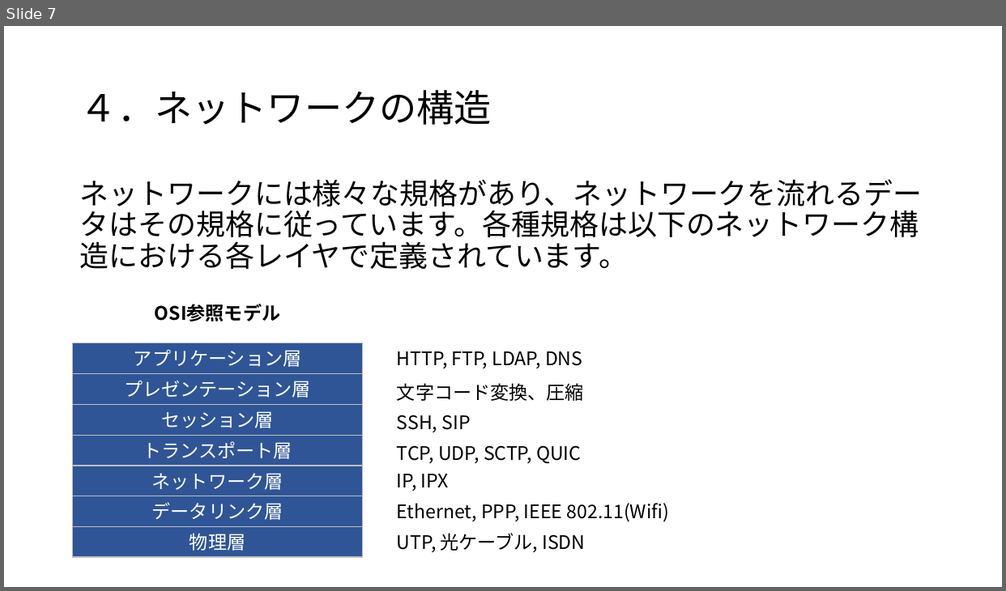
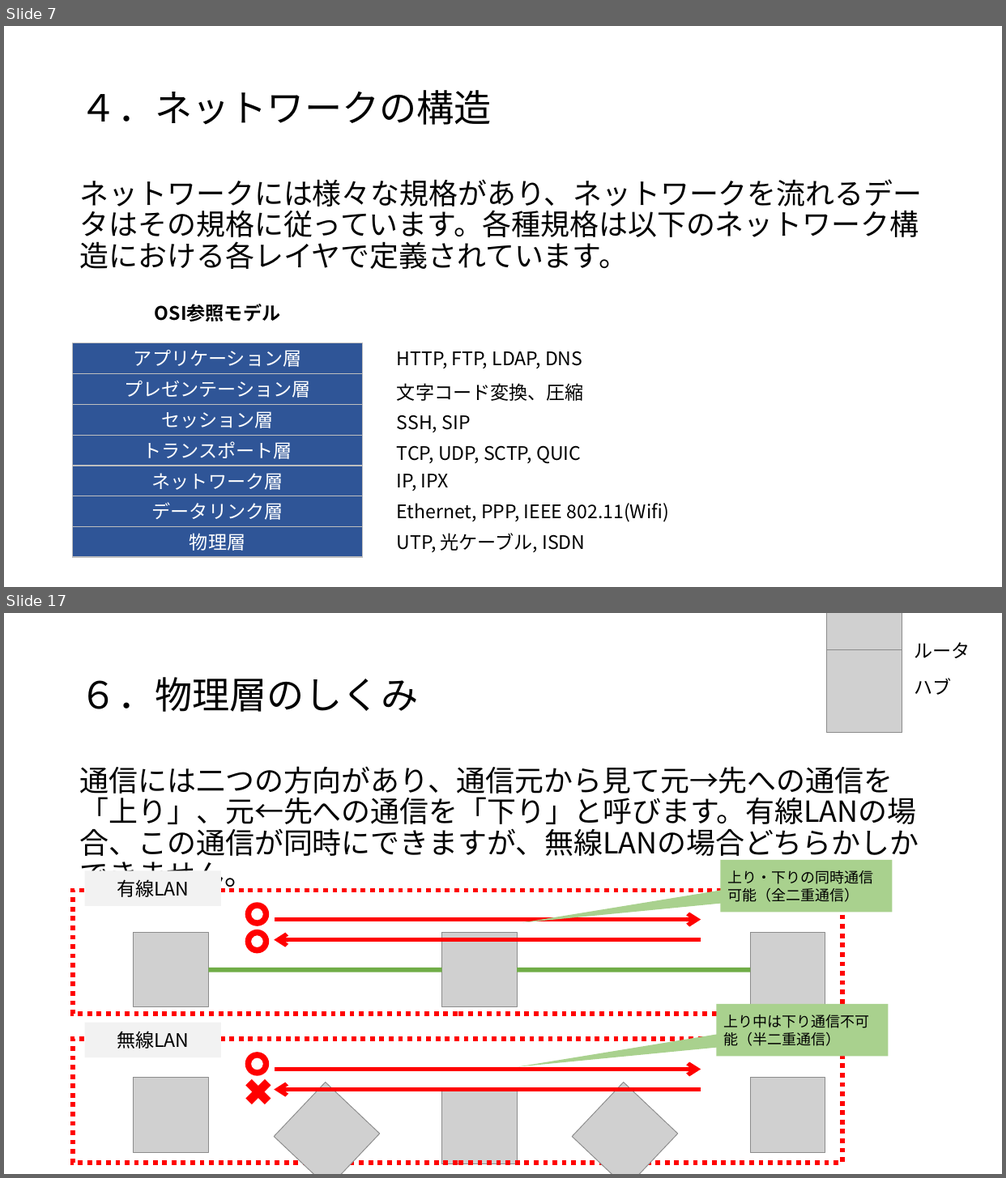
Before and after one commit to satoki-shiro/Sharing, a slide deck: ネットワーク基礎講座（その１）.pptx. Shown one above the other, each under a label of ours: slide 7 before the commit, slides 7 and 17 after it; the slides between them are not shown. The pictures are 1006x591 and 1006x1178 pixels, drawn with LibreOffice and Linux fonts; fonts in the diff are those of the drawing; grey boxes stand for pictures. Boxes give left, top, right and bottom in pixels: in the first picture for what was removed or moved away, otherwise in the second. Text is boxed around its words. In the diff, an @@ line names an element or a change of style, - is before the commit and + after.

```diff
--- a/ネットワーク基礎講座（その１）.pptx
+++ b/ネットワーク基礎講座（その１）.pptx
@@ slide 17 added at (4, 613, 1002, 1174), background #FFFFFF @@
@@ picture added at (827, 613, 901, 696) @@
@@ picture added at (827, 650, 901, 733) @@
@@ text added at (914, 642, 970, 658), 18 pt, text #000000 @@
+ルータ
@@ title added at (80, 677, 419, 712), 36 pt, text #000000 @@
+６．物理層のしくみ
@@ text added at (914, 678, 951, 695), 18 pt, text #000000 @@
+ハブ
@@ text added at (80, 766, 918, 862), 28 pt, text #000000 @@
+通信には二つの方向があり、通信元から見て元→先への通信を「上り」、元←先への通信を「下り」と呼びます。有線LANの場合、この通信が同時にできますが、無線LANの場合どちらかしかできません。
@@ rectangle added at (85, 871, 221, 906), fill #F2F2F2, 18 pt, text #000000 @@
+有線LAN
@@ speech box added at (720, 860, 892, 913), fill #A9D18E, 14 pt, text #000000 @@
+上り・下りの同時通信可能（全二重通信）
@@ rectangle added at (73, 891, 842, 1014), outline #FF0000 4.5 pt dashed @@
@@ donut added at (245, 903, 269, 926), fill #FF0000 @@
@@ arrow added from (275, 920) to (701, 920), #FF0000 4 pt @@
@@ picture added at (134, 933, 208, 1007) @@
@@ donut added at (245, 930, 269, 954), fill #FF0000 @@
@@ arrow added from (701, 940) to (275, 940), #FF0000 4 pt @@
@@ picture added at (442, 933, 517, 1007) @@
@@ picture added at (750, 933, 825, 1007) @@
@@ line added from (208, 970) to (442, 970), #70AD47 4.5 pt @@
@@ line added from (517, 970) to (750, 970), #70AD47 4.5 pt @@
@@ rectangle added at (85, 1023, 221, 1058), fill #F2F2F2, 18 pt, text #000000 @@
+無線LAN
@@ speech box added at (717, 1004, 889, 1057), fill #A9D18E, 14 pt, text #000000 @@
+上り中は下り通信不可能（半二重通信）
@@ rectangle added at (73, 1040, 842, 1163), outline #FF0000 4.5 pt dashed @@
@@ cross added at (240, 1074, 276, 1111), fill #FF0000 @@
@@ donut added at (245, 1053, 269, 1076), fill #FF0000 @@
@@ arrow added from (275, 1070) to (701, 1070), #FF0000 4 pt @@
@@ picture added at (134, 1078, 208, 1152) @@
@@ picture added at (274, 1083, 380, 1174) @@
@@ arrow added from (701, 1090) to (275, 1090), #FF0000 4 pt @@
@@ picture added at (442, 1090, 517, 1165) @@
@@ picture added at (573, 1083, 678, 1174) @@
@@ picture added at (750, 1078, 825, 1152) @@
```
Also in this commit, not shown: 6 slides changed, 20 other slides added, 8 other files.
